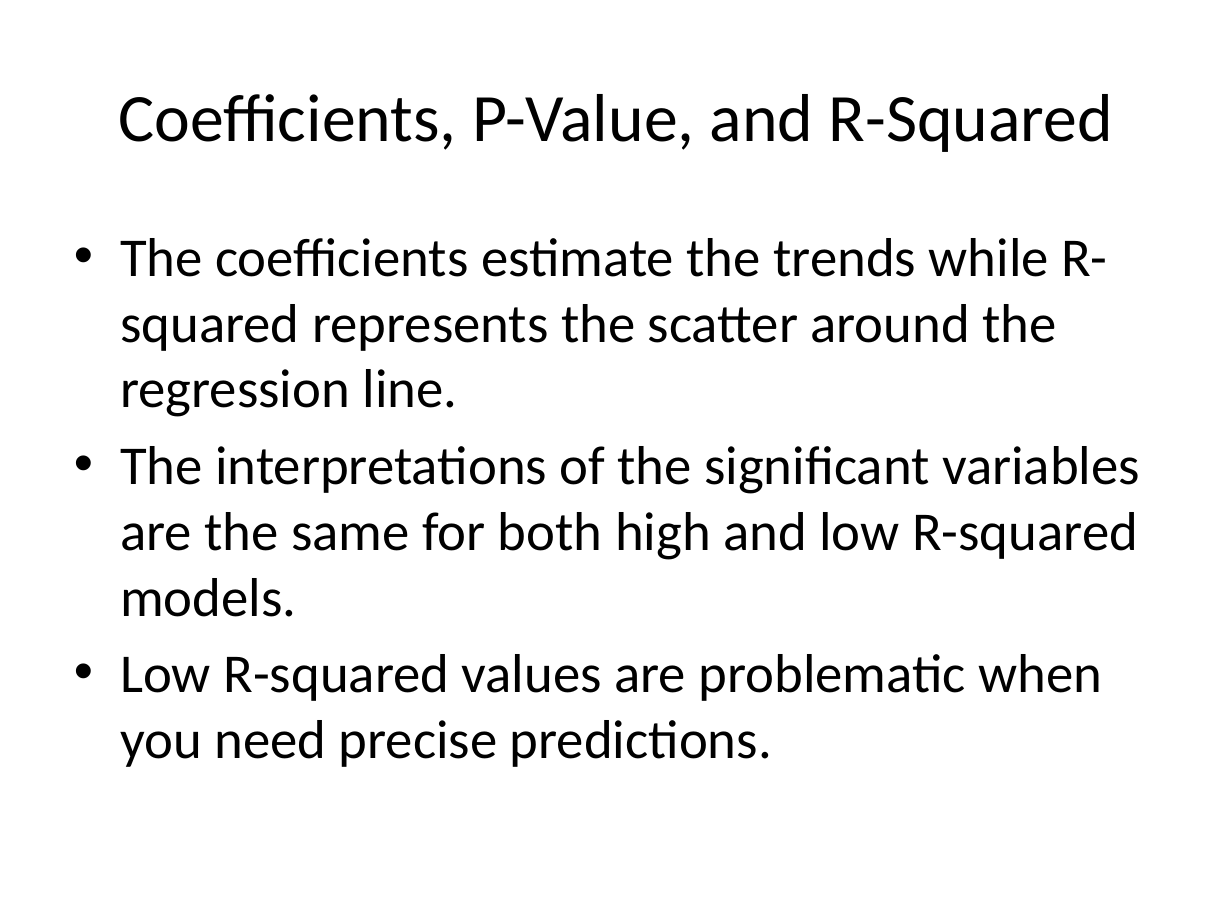
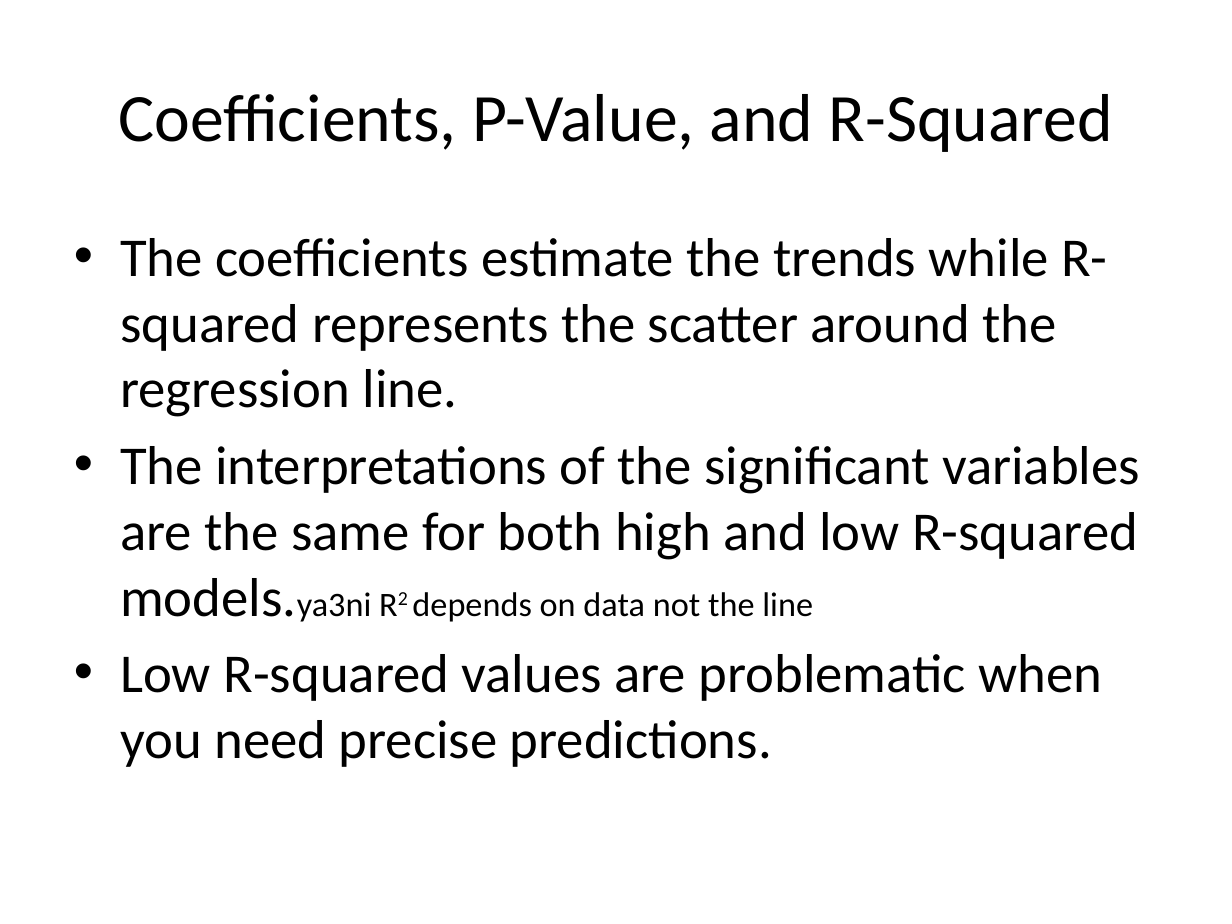
Before and after one commit to EngPeterAtef/Big-Data-Labs, a slide deck: slide 39 of Lab 5 - Predictive Analysis II/Linear Regression.pptx. Drawn at 1232x924 pixels with LibreOffice and Linux fonts; fonts in the diff are those of the drawing. Boxes give left, top, right and bottom in pixels: in the first picture for what was removed or moved away, otherwise in the second. Text is boxed around its words. In the diff, an @@ line names an element or a change of style, - is before the commit and + after.

Commit message:
Update linear and logistic regression analysis
This commit introduces several enhancements and fixes to both linear and logistic regression analysis scripts and reports. Key changes include the correction of standard deviation terminology, detailed exploration of data points' distribution with varying standard deviations, and comprehensive analysis of linear model coefficients. Additionally, the logistic regression script now includes a set-up for the working directory, improved data exploration, and predictive analysis with ROC curve plotting. The reports have been updated to reflect these changes, providing clearer insights into the predictive models' performance and outcomes.

- Standard deviation terminology corrected from 'sd' to 'std'
- Detailed analysis of data points distribution with varying std
- Comprehensive exploration of linear model coefficients
- Logistic regression script now sets the working directory
- Improved data exploration and predictive analysis in logistic regression
- ROC curve plotting added to logistic regression script
- Reports updated to reflect changes and provide clearer insights

```diff
--- a/Lab 5 - Predictive Analysis II/Linear Regression.pptx
+++ b/Lab 5 - Predictive Analysis II/Linear Regression.pptx
@@ text at (x1=120, y1=446, x2=1140, y2=622): text changed @@
-• The interpretations of the significant variables are the same for both high and low R-squared models.
+• The interpretations of the significant variables are the same for both high and low R-squared models.ya3ni R2 depends on data not the line
```
Also in this commit, not shown: 16 other slides changed, 4 other files.
